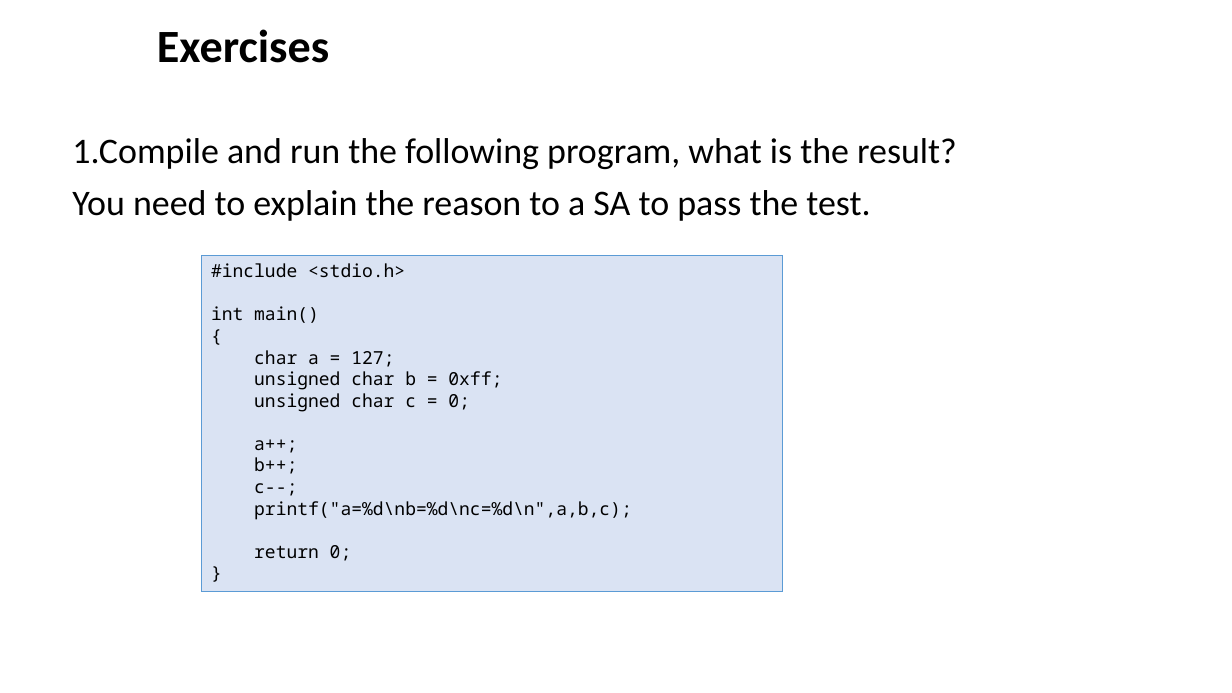
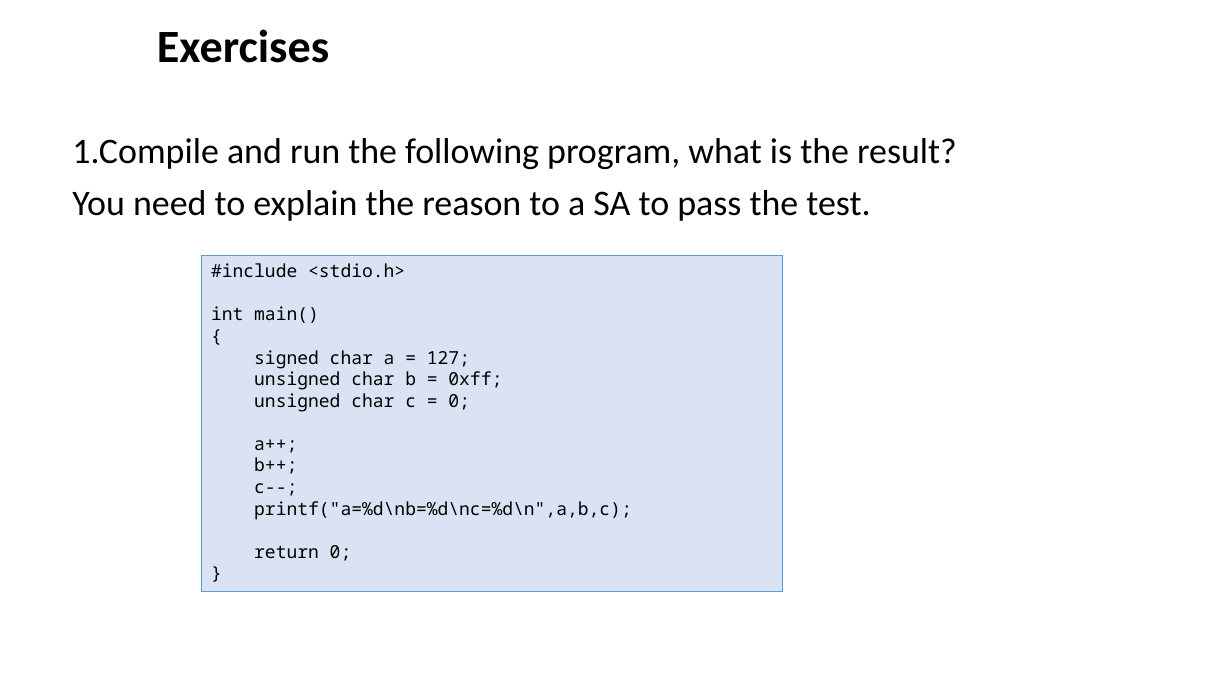
Before and after one commit to ShiqiYu/CPP, a slide deck: slide 11 of week02/Lab02.pptx. Drawn at 1232x693 pixels with LibreOffice and Linux fonts; fonts in the diff are those of the drawing; background and template pictures are left out. Boxes give left, top, right and bottom in pixels: in the first picture for what was removed or moved away, otherwise in the second. Text is boxed around its words. In the diff, an @@ line names an element or a change of style, - is before the commit and + after.

```diff
--- a/week02/Lab02.pptx
+++ b/week02/Lab02.pptx
@@ text in rectangle at [254,350,470,369]: text changed @@
-char a = 127;
+signed char a = 127;
```
Also in this commit, not shown: 1 other file.
